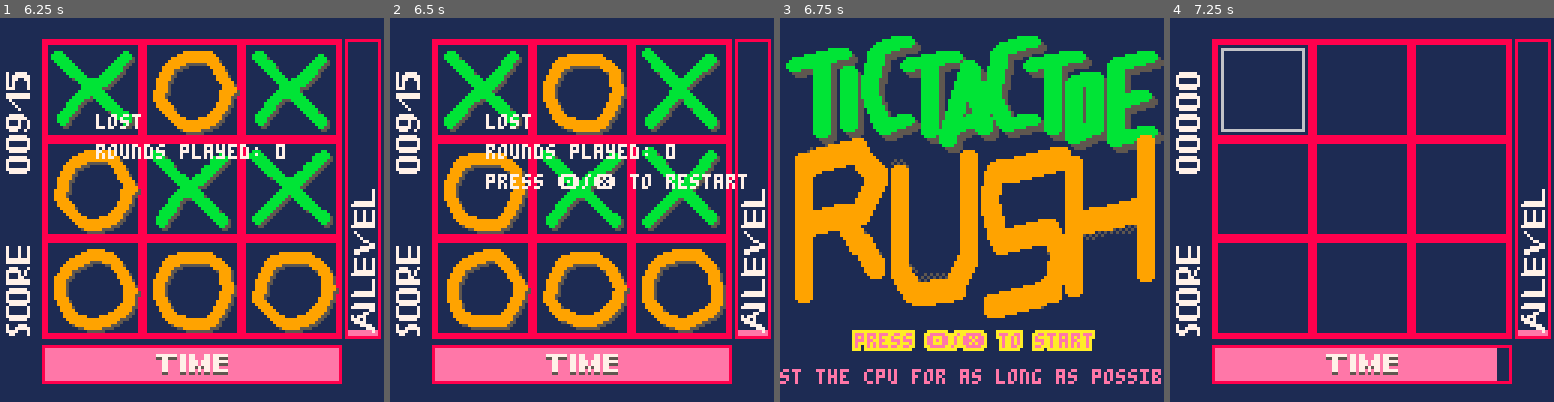
Above: before the commit, frames 1-4 (left to right).
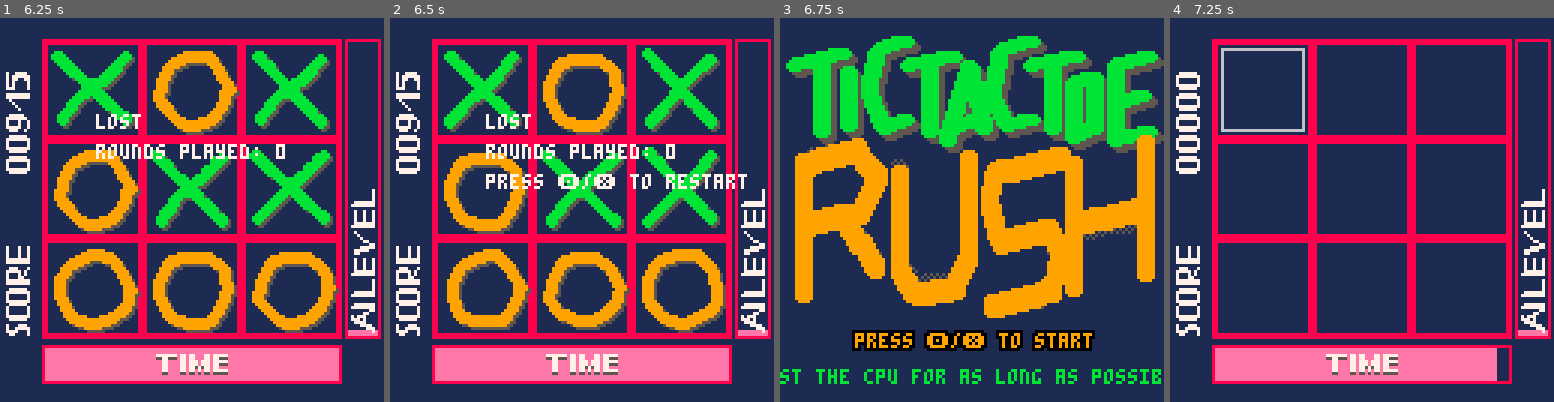
Above: after the commit, the same moments.

Repository: daniig/tttrush
Game: PICO-8 cartridge tictac.p8
Two runs of this game, one before a commit and one after it. Both use one fixed random seed, a clock stepped at 60 frames per second and the inputs below.
Inputs:
- Up to frame 1 (6.25 s): tap X (X key) at 0.33, 1.07, 1.85, 2.97, 4.08, 5.2 s; tap O (Z key) at 0.7, 1.7, 2.1, 2.5, 2.9, 3.3, 3.7, 4.1, 4.5, 4.9, 5.3, 5.7, 6.1 s; hold Right 1.6-2.1 s; hold Up 2.15-2.42 s; hold Right 2.47-3.03 s; hold Left 3.08-3.58 s; hold Down 3.63-3.97 s; hold Right 4.02-4.68 s; hold Up 4.73-5.03 s; hold Left 5.08-5.68 s; hold Down 5.73-6.03 s; hold Right from 6.08 s (still down)
- Up to frame 2 (6.5 s): keep holding Right; tap X (X key) at 6.32 s
- Up to frame 3 (6.75 s): tap O (Z key) at 6.5 s; release Right at 6.58 s; hold Right from 6.63 s (still down)
- Up to frame 4 (7.25 s): tap O (Z key) at 6.9 s; release Right at 7.13 s; hold Up from 7.18 s (still down)

Frames 1-2 are identical in both runs. In frame 3, 4.4% of the frame differs, in the area x 0-100%, y 81-96%; in frame 4, nothing differs.

Commit message:
Arreglada transparencia título

Diff:
--- a/tictac.p8
+++ b/tictac.p8
@@ -220,6 +220,7 @@
 end
 
 function _init()
+	pal(5, 0x05, 2)
 	gs=make_init_gs()
 	ms=make_init_ms()
 end
@@ -692,6 +693,10 @@
 	["moving_up"]=15,
 	["full_title"]=-1 -- infinite duration
 }
+default_ptn=0
+checkerboard_ptn=0b1010010110100101
+apply_to_sprites_ptn=0b.01
+transparent_ptn=0b.1
 
 function title_phase_valid(tp)
 	for phase in all(title_phases) do
@@ -1108,12 +1113,13 @@
 			end
 			if title_phase=="full_title" then
 				local trailing_sine_offset=3*sin(((ptimec-4)&0x1f)/0x1f+(i-1)*0.25)
-				fillp(0b1010010110100101.01)
+				-- see secondary palette modifications in _init
+				fillp(checkerboard_ptn+apply_to_sprites_ptn+transparent_ptn)
 				draw_figure(figure,
 						8,title_line2_y-title_y_off+trailing_sine_offset+individual_letter_y_off,
 						title_brush_2_shadow,
 						0, false, 4)
-				fillp(0b0000000000000000.01)
+				fillp(default_ptn+apply_to_sprites_ptn+transparent_ptn)
 			end
 			draw_figure(figure,
 						8,title_line2_y-title_y_off+sine_offset+individual_letter_y_off,
@@ -1134,13 +1140,13 @@
 	-- title screen text
 	if title_phase=="full_title" then
 		if (ptimec&0x08==0x08) then
-			hprint("press 🅾️/❎ to start",25,105,14,10)
-		end
-		print(title_scroll_message_str,tscrollx,117,14)
+			hprint("press 🅾️/❎ to start",25,105,9,0)
+		end
+		print(title_scroll_message_str,tscrollx,117,11)
 		-- print a second copy of the message if the first one
 		-- no longer takes up the whole width of the screen
 		if tscrollx < -title_scroll_message_width+screen_w then
-			print(title_scroll_message_str,tscrollx+title_scroll_message_width,117,14)
+			print(title_scroll_message_str,tscrollx+title_scroll_message_width,117,11)
 		end
 	end
 end
